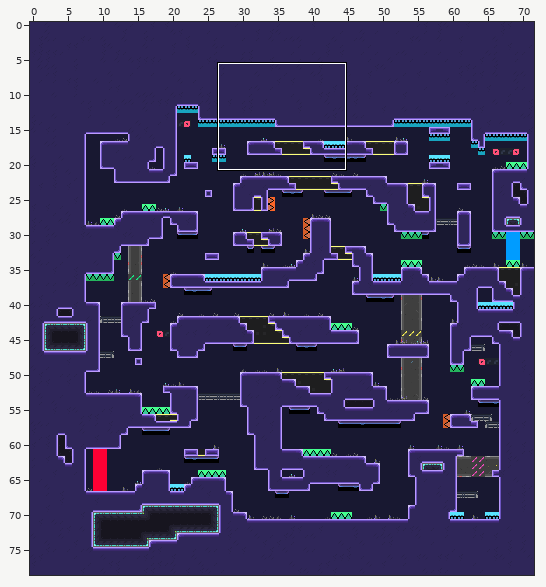
Tiled map: Assets/level/tiled/0001_Level_0.tmx. Above: a wide view before the commit, with the close-up outlined.
Close-up. Before the edit:
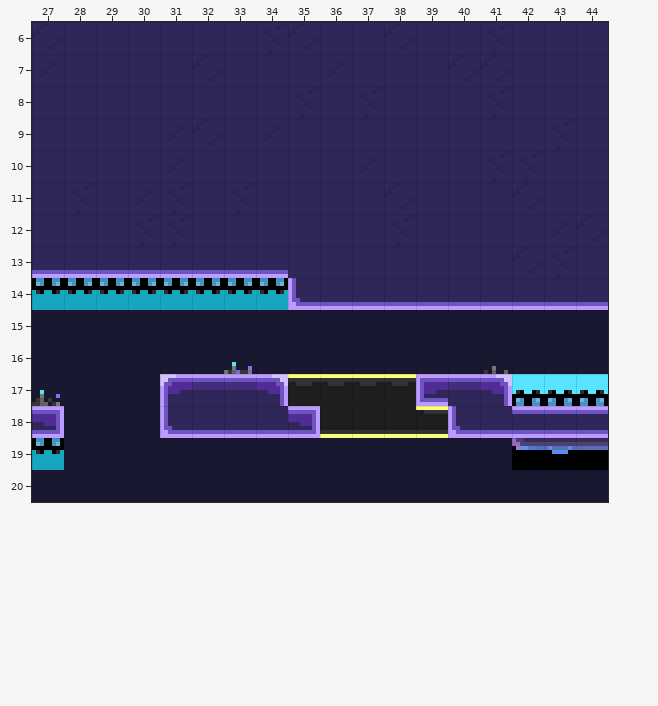
Cells are 8x8 px. Shown: x 27..44, y 6..20. The commit also changed other parts of the map, which this record leaves out.
After:
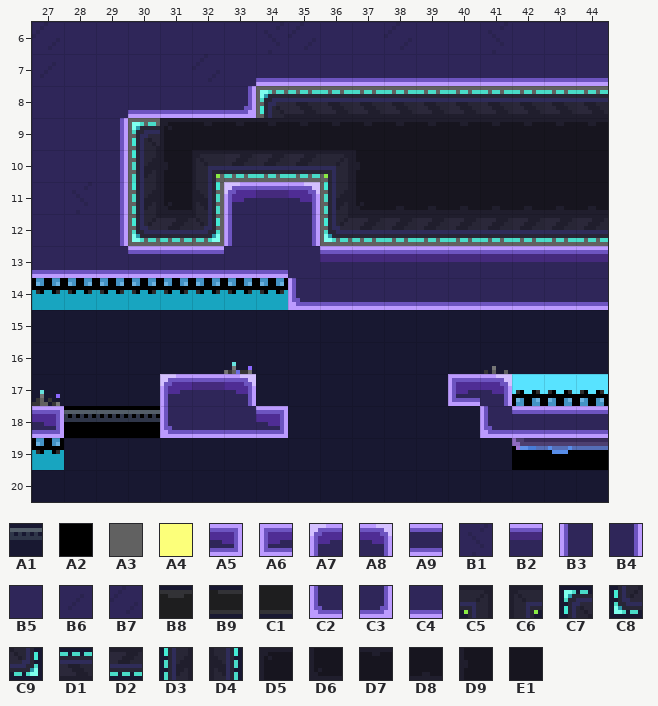
Key: from "Deco2": A1 481; from "Deco3": A2 0; from "Indestrial": A3 1; from "Structure1": A4 2; from "Structure_1": A5 2, A6 2 flipped left-right, A7 3, A8 3 flipped left-right, A9 5, B1 6, B2 7, B3 8, B4 8 flipped left-right, B5 9, B6 10, B7 11, B8 21, B9 23, C1 25, C2 45, C3 45 flipped left-right, C4 46, C5 50 flipped up-down, C6 50 turned 180, C7 51, C8 51 flipped up-down, C9 51 turned 180, D1 52, D2 52 flipped up-down, D3 54, D4 54 flipped left-right, D5 55, D6 55 flipped up-down, D7 56, D8 56 flipped up-down, D9 58, E1 59.
__ is an empty cell.
Difference:
Layer "Indestrial_values":
The edit adds tile A2 in row 18 at x 28 to 30.
Layer "Indestrial":
The edit adds tile A1 in row 18 at x 28 to 30.
Layer "Structure1_values":
The edit adds tile A3 in row 8 at x 34 to 44; in row 9 at x 30; in row 10 at x 30 and 32 to 36; in row 11 at x 30, 32 and 36; in row 12 at x 30 to 32 and 36 to 44.
The tile that lay hidden is removed in row 17 at x 34 and 39; in row 18 at x 35 and 40.
Tile A4 is removed in row 17 at x 35 to 38; in row 18 at x 36 to 39.
Layer "Structure1":
Tile C4 gives way to tile A5 in row 18 at x 34.
Tile B2 gives way to tile A6 in row 17 at x 40.
Tile B1 gives way to tile A7 in row 11 at x 33.
Tile B2 gives way to tile A8 in row 17 at x 33.
Tile B5 gives way to tile A8 in row 11 at x 35.
Tile C4 gives way to tile A9 in row 13 at x 30 to 32.
Tile B1 gives way to tile B2 in row 13 at x 43.
Tile B5 gives way to tile B2 in row 11 at x 34; in row 13 at x 36 to 41 and 44.
Tile B7 gives way to tile B2 in row 13 at x 42.
Tile B5 gives way to tile B3 in row 12 at x 33.
Tile B5 gives way to tile B4 in rows 9 to 11 at x 29; in row 12 at x 29 and 35.
Tile C4 gives way to tile C2 in row 18 at x 41.
Tile B5 gives way to tile C3 in row 8 at x 33.
Tile B5 gives way to tile C4 in row 7 at x 34 to 35, 37 to 39 and 42 to 44; in row 8 at x 30 to 32.
Tile B6 gives way to tile C4 in row 7 at x 36.
Tile B7 gives way to tile C4 in row 7 at x 40 to 41.
Tile B5 gives way to tile C5 in row 10 at x 36.
Tile B5 gives way to tile C6 in row 10 at x 32.
Tile B5 gives way to tile C7 in row 8 at x 34; in row 9 at x 30.
Tile B1 gives way to tile C8 in row 12 at x 30.
Tile B5 gives way to tile C8 in row 12 at x 36.
Tile B5 gives way to tile C9 in row 12 at x 32.
Tile B1 gives way to tile D1 in row 8 at x 35, 37 and 41.
Tile B5 gives way to tile D1 in row 8 at x 36, 38 to 40 and 42 to 44.
Tile B1 gives way to tile D2 in row 12 at x 31 and 38.
Tile B5 gives way to tile D2 in row 10 at x 33 to 35; in row 12 at x 37 and 39 to 42.
Tile B6 gives way to tile D2 in row 12 at x 43.
Tile B7 gives way to tile D2 in row 12 at x 44.
Tile B5 gives way to tile D3 in row 10 at x 30; in row 11 at x 36.
Tile B6 gives way to tile D3 in row 11 at x 30.
Tile B5 gives way to tile D4 in row 11 at x 32.
Tile B6 gives way to tile D5 in row 9 at x 31.
Tile B1 gives way to tile D6 in row 11 at x 31.
Tile B5 gives way to tile D6 in row 11 at x 37.
Tile B1 gives way to tile D7 in row 9 at x 43.
Tile B5 gives way to tile D7 in row 9 at x 33, 35 to 42 and 44.
Tile B6 gives way to tile D7 in row 9 at x 34.
Tile B7 gives way to tile D7 in row 9 at x 32.
Tile B5 gives way to tile D8 in row 11 at x 39 to 41 and 43 to 44.
Tile B7 gives way to tile D8 in row 11 at x 38 and 42.
Tile B6 gives way to tile D9 in row 10 at x 31 and 37.
Tile B1 gives way to tile E1 in row 10 at x 41 to 42.
Tile B5 gives way to tile E1 in row 10 at x 38 to 40 and 43 to 44.
Tile A5 is removed in row 18 at x 35.
Tile A6 is removed in row 17 at x 39.
Tile A8 is removed in row 17 at x 34.
Tile B8 is removed in row 17 at x 35 to 38.
Tile B9 is removed in row 18 at x 39.
Tile C1 is removed in row 18 at x 36 to 38.
Tile C2 is removed in row 18 at x 40.
